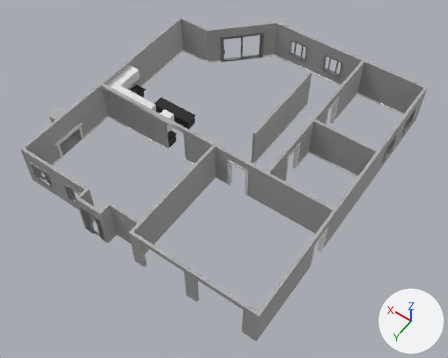
One commit to the FBX model Assets/Scenes/Models/House Geometry/Game Jam House.fbx: the scene before it, then after it.
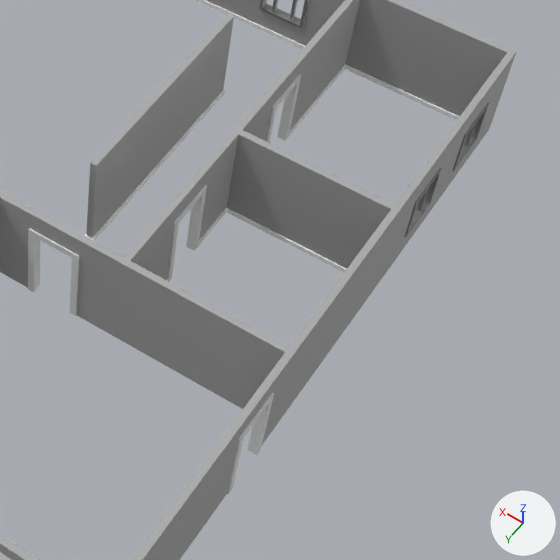
Old and new are each drawn whole from a 50 mm lens placed at (-23.9, 22.2, 41.6), pointed at (-4.8, -4.5, -0.3) and again close up on the part from 48% to 99% of the width and 18% to 83% of the height. Arrows for +X, +Y and +Z are at lower right; the lights stay in place. Where no turn or scale is listed for an object, it has been applied to the vertices. Vertices at the same position are counted once.

The older version as bpy lines, for what is in view:
```python
me_cube_027 = bpy.data.meshes.new('Cube.027')
me_cube_027.from_pydata(...)  # 1179 vertices, 1132 faces; spans x -5.3..19.0, y -0.1..26.5, z 0.0..4.0
# faces by material slot: [528, 604]
me_cube_027.materials.append(mat_metal)  # grey #a1a1a1
me_cube_027.materials.append(mat_walls_main)  # grey #acacac
me_cube_028 = bpy.data.meshes.new('Cube.028')
me_cube_028.from_pydata(...)  # 96 vertices, 80 faces; spans x -0.05..9.75, y -13.5..1.0, z -1.0..2.25
me_cube_030 = bpy.data.meshes.new('Cube.030')
me_cube_030.from_pydata(...)  # 172 vertices, 155 faces; spans x -15.0..8.0, y -20.0..6.2, z 0.0..0.2
me_cube_030.materials.append(mat_trim)  # white #ffffff
ob_doorframes = bpy.data.objects.new('Doorframes', me_cube_028)
ob_doorframes.location = (-15.25, -2.0, 1.0)
ob_house_walls = bpy.data.objects.new('House Walls', me_cube_027)
ob_house_walls.location = (-10.0, -20.25, 0.0)
ob_wall_trim = bpy.data.objects.new('Wall Trim', me_cube_030)
ob_wall_trim.location = (0.0, 0.0, 0.0)
```
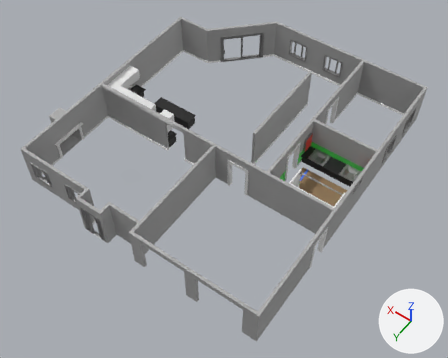
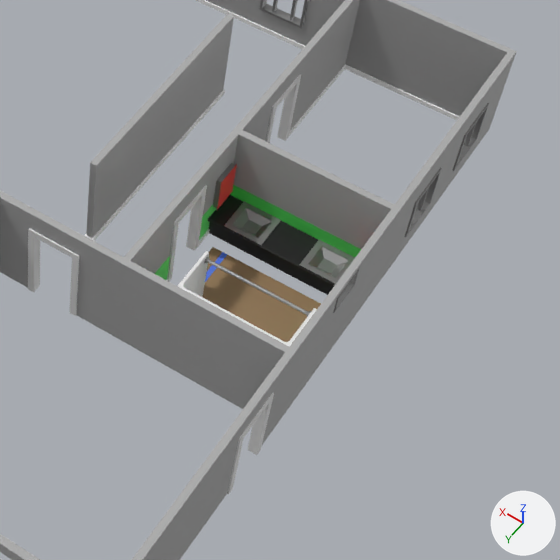
Commit message: Added Bathroom to House

The change in detail:
Material 'Bathroom Wall' (mat_bathroom_wall) is new.
Its base color is (0.1, 0.8, 0.126) (green #59e763).
Material 'Mirror' (mat_mirror) is new.
Its base color is (0.8, 0.0102, 0.0) (red #e71a00).
Material 'Rug B' (mat_rug_b) is new.
Its base color is (0.303, 0.194, 0.0968) (brown #967a58).
Material 'Rug A' (mat_rug_a) is new.
Its base color is (0.0911, 0.186, 0.8) (blue #5577e7).
me_cube_027 is used by ob_house_walls; location (-10.0, -20.25, 0.0).
me_cube_027 had 1179 vertices, 1132 faces and spanned x -5.3..19.0, y -0.1..26.5, z 0.0..4.0.
me_cube_027 now has 1215 vertices, 1184 faces and spans x -5.3..19.0, y -0.1..26.5, z 0.0..4.0.
Part 1, on me_cube_027:
15 vertices are removed from x -5.3..-4.9, y 7.4..8.0, z 0.0..4.0.
52 faces are deleted.
1 vertex moves within x -5.0, y 8.0, z 2.9.
24 vertices are added at x -5.3..0.8, y 9.2..16.0, z 3.0..3.8.
22 new vertices lie (0.0, 0.0, 1.3) away from vertices in x -5.0..2.5, y 6.7..17.3, z 0.2.
7 new vertices lie (0.0, 2.6, 0.0) away from vertices in x -5.2..-5.0, y 9.3, z 0.0..4.0.
9 new vertices lie (0.0, 1.4, 0.0) away from vertices in x -5.2..-5.0, y 11.9, z 0.0..4.0.
71 new faces join them, mat_walls_main (grey #acacac).
27 new faces join them, mat_metal (grey #a1a1a1).
7 new faces join them, mat_bathroom_wall (green #59e764).
me_cube_027 now uses material mat_bathroom_wall (green #59e763).
Mesh me_cylinder_001 is new.
It has 72 vertices, 62 faces and spans x -1.86..1.9, y -0.11..0.11, z -0.11..0.11.
It uses material mat_metal (grey #a1a1a1).
Mesh me_cube_038 is new.
It has 68 vertices, 57 faces and spans x -4.0..1.75, y 1.75..3.17, z -1.0..-0.05.
Faces by material slot: [28, 29].
It uses material mat_metal (grey #a1a1a1).
It uses material mat_kitchen_tile (black #161616).
Mesh me_cube_039 is new.
It has 32 vertices, 26 faces and spans x -5.75..0.0, y -0.53..0.53, z -0.74..0.74.
Faces by material slot: [24, 2].
It uses material mat_metal (grey #a1a1a1).
It uses material mat_mirror (red #e71a00).
Mesh me_cube_041 is new.
It has 24 vertices, 17 faces and spans x -3.5..1.5, y -1.0..1.5, z 0.0..0.05.
Faces by material slot: [6, 11].
It uses material mat_rug_a (blue #5577e7).
It uses material mat_rug_b (brown #967a58).
Mesh me_cube_042 is new.
It has 87 vertices, 84 faces and spans x -2.0..2.0, y -0.75..1.0, z -1.0..3.0.
Object 'Cylinder' (ob_cylinder) is new; it shows me_cylinder_001.
Its location is (-13.03, -5.84, 3.8).
Object 'Cube.002' (ob_cube_002) is new; it shows me_cube_038.
Its location is (-11.0, -12.75, 1.0).
Object 'Cube.003' (ob_cube_003) is new; it shows me_cube_039.
Its location is (-9.25, -10.3, 2.07).
Object 'Cube.006' (ob_cube_006) is new; it shows me_cube_041.
Its location is (-11.25, -8.25, 0.0).
Object 'Cube.001' (ob_cube_001) is new; it shows me_cube_042.
Its location is (-13.0, -5.25, 1.0).

Boxes (x1, y1, x2, y2) around the edits, measured in the close-ups (560 x 560 px):
'Cube.002', added: after (208, 195, 355, 295)
    faces in mat_kitchen_tile (black #161616): (208, 195, 335, 295)
    faces in mat_metal (grey #a1a1a1): (224, 201, 355, 284)
'Cube.006', added (brown): after (203, 247, 321, 342)
    faces in mat_rug_b (brown #967a58): (203, 247, 321, 342)
    faces in mat_rug_a (blue #5578e7): (205, 252, 227, 282)
'Cube.001', added: after (178, 251, 317, 346)
'Cube.003', added (red): after (213, 163, 237, 210)
    faces in mat_mirror (red #e71a00): (217, 164, 237, 210)
    faces in mat_metal (grey #a1a1a1): (213, 163, 237, 210)
'Cylinder', added: after (204, 257, 311, 317)
part 1 of me_cube_027, built on: (77, 108, 418, 421) in both
